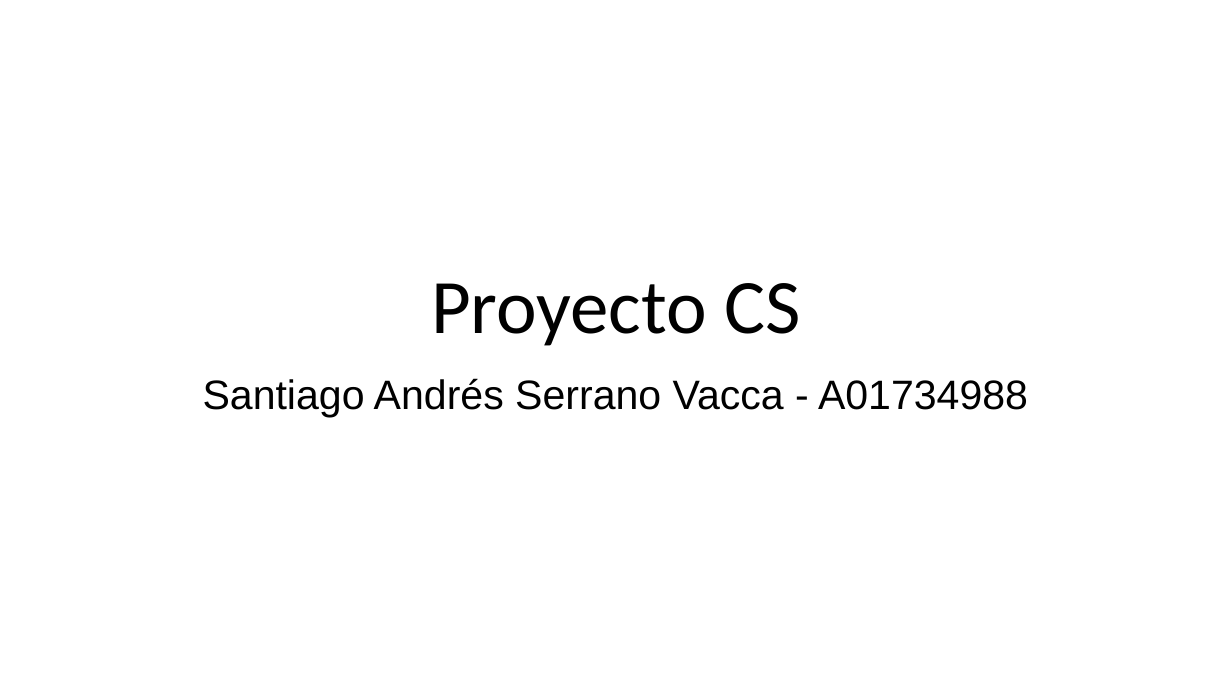
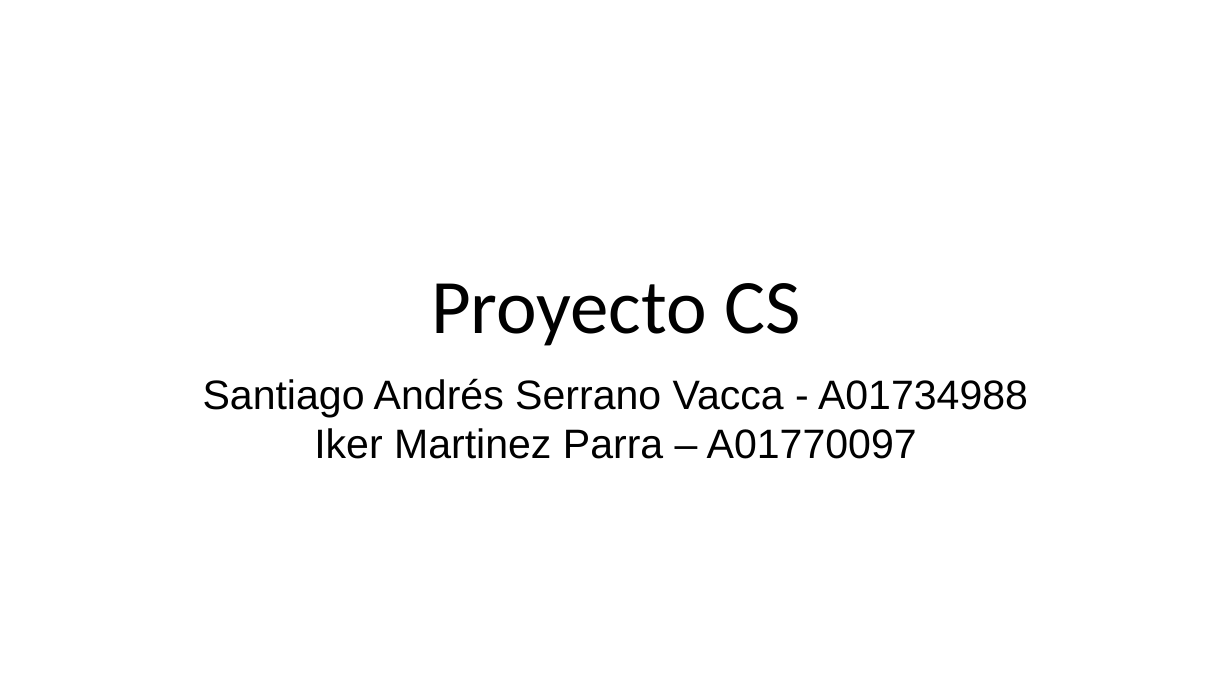
Before and after one commit to matheo-pw/Proyecto-CS, a slide deck: slide 1 of Proyecto Final CS.pptx. Drawn at 1232x693 pixels with LibreOffice and Linux fonts; fonts in the diff are those of the drawing. Boxes give left, top, right and bottom in pixels: in the first picture for what was removed or moved away, otherwise in the second. Text is boxed around its words. In the diff, an @@ line names an element or a change of style, - is before the commit and + after.

Commit message:
Edición pptx'iker

```diff
--- a/Proyecto Final CS.pptx
+++ b/Proyecto Final CS.pptx
@@ text at (x1=314, y1=428, x2=917, y2=459): paragraph added @@
+Iker Martinez Parra – A01770097
```
